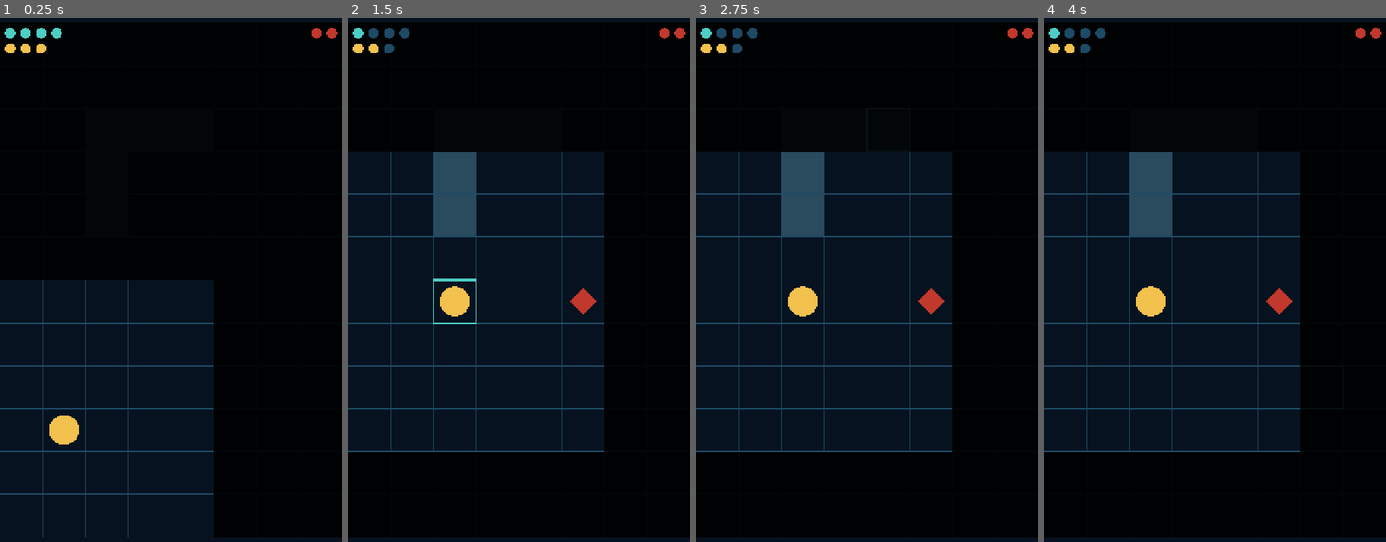
Above: before the commit, frames 1-4 (left to right).
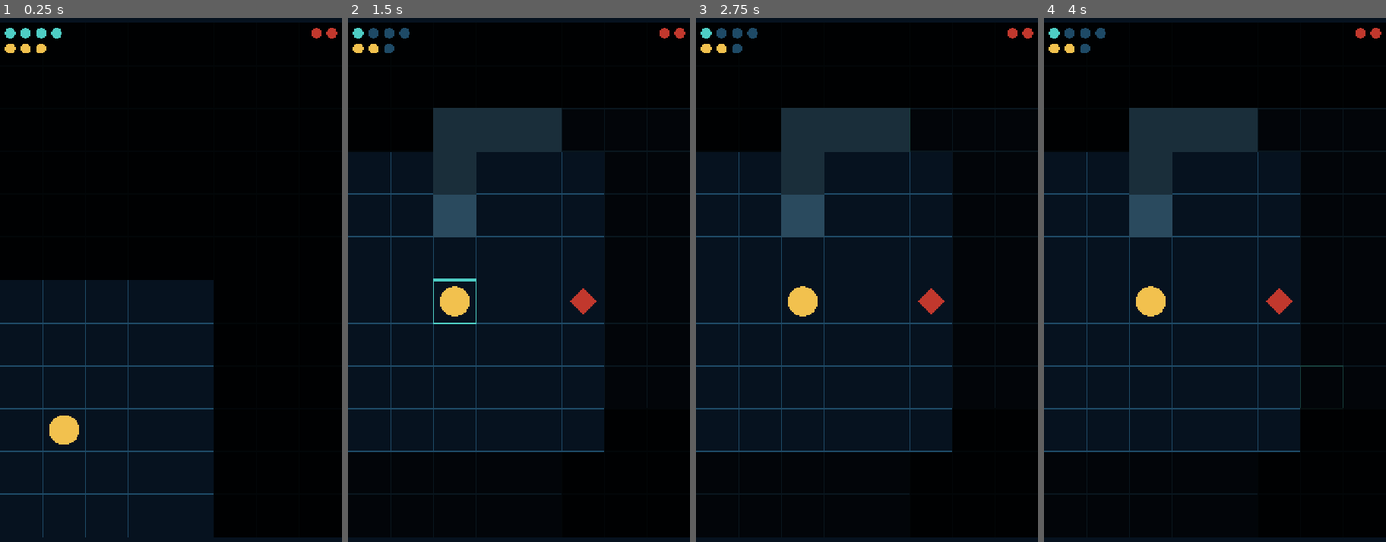
Above: after the commit, the same moments.

Repository: Vivelnow/abisal
Game: Godot game, scene res://abismo.tscn
Same seed, same stepped clock (60 frames per second), same inputs: the game is played once before the commit and once after it.
Inputs (mouse positions are in pixels of both pictures, inside the frame that each line leads up to):
- Up to frame 1 (0.25 s): no input
- Up to frame 2 (1.5 s): tap Enter at 0.5 s; move the mouse to (594, 248) at 0.52 s; click (594, 248) at 0.67 s; tap Space at 1.25 s; move the mouse to (450, 311) at 1.27 s; click (450, 311) at 1.42 s
- Up to frame 3 (2.75 s): tap Enter at 2 s; move the mouse to (901, 143) at 2.02 s; click (901, 143) at 2.17 s
- Up to frame 4 (4 s): tap Space at 2.75 s; move the mouse to (1197, 400) at 2.77 s; click (1197, 400) at 2.92 s; tap Enter at 3.5 s; move the mouse to (1317, 369) at 3.52 s; click (1317, 369) at 3.67 s

The runs differ from the first frame. In frame 2, 4.2% of the frame differs, in the area x 24-63%, y 17-34%; in frame 3, 4.2%; in frame 4, 4.3%, in the area x 24-88%, y 17-75%.

Commit message:
H1.4 paso 3: línea de visión y memoria

Diff:
--- a/abismo.gd
+++ b/abismo.gd
@@ -5,48 +5,96 @@
 const COLOR_FONDO := Color("06121f")
 const COLOR_LINEA := Color("1e4a66")
 const COLOR_PARED := Color("2a4a5e")
+const COLOR_PARED_GRIS := Color("1a2e3a")   # pared ya vista pero fuera de la luz
 const COLOR_BUZO := Color("f2c14e")
 const COLOR_ENEMIGO := Color("c1382d")
 const COLOR_TOQUE := Color("4ecdc4")
 const COLOR_PIP_LLENO := Color("4ecdc4")
 const COLOR_PIP_VACIO := Color("1e4a66")
-const COLOR_NIEBLA := Color(0, 0, 0, 0.92)  # negro casi opaco sobre el fondo
+const COLOR_NIEBLA := Color(0, 0, 0, 0.92)
+const COLOR_GRIS := Color(0, 0, 0, 0.70)    # negro más transparente: "recuerdo" de celda vista
 
 const PUNTOS_ACCION_MAX := 4
 const VIDA_MAX_BUZO := 3
 const VIDA_MAX_ENEMIGO := 2
 const DANO_ATAQUE := 1
 const COSTE_ATAQUE := 1
-const ALCANCE_ATAQUE := 1  # Chebyshev: solo celda adyacente, diagonal incluida
-
-const RADIO_LUZ := 3  # celdas que ilumina el buzo a su alrededor (Chebyshev)
-
-# Mapa de paredes: cada Vector2i es una celda bloqueada.
+const ALCANCE_ATAQUE := 1
+const RADIO_LUZ := 3
+
 const PAREDES := [
 	Vector2i(2, 2), Vector2i(3, 2), Vector2i(4, 2),
 	Vector2i(2, 3),
 	Vector2i(2, 4),
 ]
 
+# Memoria de celdas que el buzo ha iluminado alguna vez.
+# Clave: Vector2i de la celda. Valor: true (solo nos importa si está o no).
+var celdas_vistas := {}
+
 func _es_pared(celda: Vector2i) -> bool:
 	return celda in PAREDES
 
-# Devuelve true si la celda está dentro del radio de luz del buzo (sin comprobar paredes aún)
+# Trazado de rayo (Bresenham) desde el buzo hasta 'destino'.
+# Devuelve true si NO hay ninguna pared en el camino (la celda está iluminada).
+# Devuelve false si alguna celda de pared interrumpe la línea antes de llegar.
+func _tiene_vision(destino: Vector2i) -> bool:
+	var x0 := celda_buzo.x
+	var y0 := celda_buzo.y
+	var x1 := destino.x
+	var y1 := destino.y
+
+	var dx := absi(x1 - x0)
+	var dy := absi(y1 - y0)
+	var sx := 1 if x0 < x1 else -1
+	var sy := 1 if y0 < y1 else -1
+	var err := dx - dy
+
+	while true:
+		# Si llegamos al destino, no hubo pared en medio: hay visión
+		if x0 == x1 and y0 == y1:
+			return true
+		# Si la celda actual (que NO es el buzo ni el destino) es pared, bloquea
+		var actual := Vector2i(x0, y0)
+		if actual != celda_buzo and _es_pared(actual):
+			return false
+		var e2 := 2 * err
+		if e2 > -dy:
+			err -= dy
+			x0 += sx
+		if e2 < dx:
+			err += dx
+			y0 += sy
+
+	return true  # nunca se llega aquí, pero GDScript lo exige
+
+# Una celda está iluminada si está dentro del radio Y el buzo tiene visión hasta ella
 func _esta_iluminada(celda: Vector2i) -> bool:
-	return _distancia_celdas(celda, celda_buzo) <= RADIO_LUZ
+	if _distancia_celdas(celda, celda_buzo) > RADIO_LUZ:
+		return false
+	return _tiene_vision(celda)
+
+# Actualiza el diccionario de celdas vistas con las que están iluminadas ahora
+func _actualizar_memoria() -> void:
+	for f in FILAS:
+		for c in COLUMNAS:
+			var celda := Vector2i(c, f)
+			if _esta_iluminada(celda):
+				celdas_vistas[celda] = true
 
 var celda_buzo := Vector2i(1, 9)
 var vida_buzo := VIDA_MAX_BUZO
-
 var celda_enemigo := Vector2i(5, 6)
 var vida_enemigo := VIDA_MAX_ENEMIGO
 var enemigo_vivo := true
-
 var puntos_accion := PUNTOS_ACCION_MAX
 var celda_tocada := Vector2i(-1, -1)
-
 var lado := 0.0
 var origen := Vector2.ZERO
+
+func _ready() -> void:
+	# Poblamos la memoria con la posición inicial del buzo
+	_actualizar_memoria()
 
 func _calcular_geometria() -> void:
 	var pantalla := get_viewport_rect().size
@@ -111,6 +159,7 @@
 
 			if celda == celda_buzo:
 				_turno_enemigo()
+				_actualizar_memoria()
 			elif enemigo_vivo and celda == celda_enemigo:
 				var distancia := _distancia_celdas(celda_buzo, celda)
 				if distancia <= ALCANCE_ATAQUE and puntos_accion >= COSTE_ATAQUE:
@@ -120,11 +169,13 @@
 						enemigo_vivo = false
 					if puntos_accion <= 0:
 						_turno_enemigo()
+						_actualizar_memoria()
 			elif not _es_pared(celda):
 				var distancia := _distancia_celdas(celda_buzo, celda)
 				if distancia > 0 and distancia <= puntos_accion:
 					celda_buzo = celda
 					puntos_accion -= distancia
+					_actualizar_memoria()
 					if puntos_accion <= 0:
 						_turno_enemigo()
 
@@ -133,15 +184,9 @@
 func _draw() -> void:
 	_calcular_geometria()
 
-	# Fondo
 	draw_rect(Rect2(Vector2.ZERO, get_viewport_rect().size), COLOR_FONDO)
 
-	# Paredes (siempre visibles en este paso; en paso 3 pasarán a gris fuera de la luz)
-	for pared in PAREDES:
-		var esquina_p := origen + Vector2(pared) * lado
-		draw_rect(Rect2(esquina_p, Vector2(lado, lado)), COLOR_PARED)
-
-	# Rejilla
+	# Rejilla completa (siempre, debajo de todo)
 	for c in COLUMNAS + 1:
 		var x := origen.x + c * lado
 		draw_line(Vector2(x, origen.y), Vector2(x, origen.y + lado * FILAS), COLOR_LINEA, 2.0)
@@ -154,7 +199,7 @@
 		var esquina := origen + Vector2(celda_tocada) * lado
 		draw_rect(Rect2(esquina, Vector2(lado, lado)), COLOR_TOQUE, false, 3.0)
 
-	# Enemigo: solo se dibuja si está iluminado
+	# Enemigo: solo si está iluminado
 	if enemigo_vivo and _esta_iluminada(celda_enemigo):
 		var centro_e := origen + (Vector2(celda_enemigo) + Vector2(0.5, 0.5)) * lado
 		var r := lado * 0.32
@@ -170,16 +215,31 @@
 	var centro := origen + (Vector2(celda_buzo) + Vector2(0.5, 0.5)) * lado
 	draw_circle(centro, lado * 0.35, COLOR_BUZO)
 
-	# Niebla: pintamos negro encima de cada celda que NO está iluminada
-	# Las paredes también quedan tapadas por la niebla fuera del radio (eso cambia en paso 3)
+	# Niebla por capas:
+	# - Celda iluminada: se ve normal (no pintamos nada encima)
+	# - Celda vista antes pero ahora en sombra: gris semitransparente
+	#   - Si es pared: color de pared gris
+	#   - Si no: negro semitransparente (COLOR_GRIS)
+	# - Celda nunca vista: negro casi opaco (COLOR_NIEBLA)
 	for f in FILAS:
 		for c in COLUMNAS:
 			var celda := Vector2i(c, f)
-			if not _esta_iluminada(celda):
-				var esquina_n := origen + Vector2(celda) * lado
+			var esquina_n := origen + Vector2(celda) * lado
+			if _esta_iluminada(celda):
+				# Iluminada: dibujamos la pared si la hay, nada más
+				if _es_pared(celda):
+					draw_rect(Rect2(esquina_n, Vector2(lado, lado)), COLOR_PARED)
+			elif celda in celdas_vistas:
+				# Vista antes: gris
+				if _es_pared(celda):
+					draw_rect(Rect2(esquina_n, Vector2(lado, lado)), COLOR_PARED_GRIS)
+				else:
+					draw_rect(Rect2(esquina_n, Vector2(lado, lado)), COLOR_GRIS)
+			else:
+				# Nunca vista: negro total
 				draw_rect(Rect2(esquina_n, Vector2(lado, lado)), COLOR_NIEBLA)
 
-	# HUD (siempre visible, se dibuja al final para que quede encima de la niebla)
+	# HUD encima de todo
 	var radio_pip := lado * 0.12
 	for i in PUNTOS_ACCION_MAX:
 		var c_pip := origen + Vector2(radio_pip * 3.0 * i + radio_pip * 2.0, radio_pip * 2.0)
